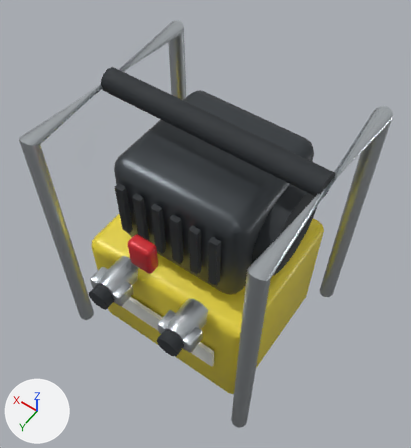
A saved change to the glTF model assets/liederbach/equipment/hydraulic_powerpack_2.glb.
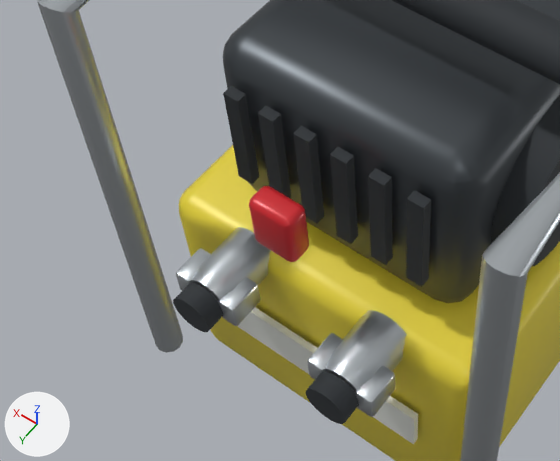
Each version appears first whole from a 50 mm camera at (-0.245, 0.339, 0.56) aimed at (0.005, -0.011, 0.01), and next in a close-up on the part from 0% to 70% of the width and 31% to 84% of the height. The lights are fixed; the arrows at lower left show +X, +Y and +Z. The last two pictures show the newer version. Where no turn or scale is listed for an object, it has been applied to the vertices. Vertices at exactly the same position are counted once.

Script lines for the objects in view, before the commit:
```python
me_hydraulic_powerpack_2 = bpy.data.meshes.new('hydraulic_powerpack_2')
me_hydraulic_powerpack_2.from_pydata(...)  # 1392 vertices, 2684 faces; spans x -0.143..0.143, y -0.139..0.139, z -0.184..0.184
# faces by material slot: [204, 204, 452, 1176, 204, 12, 432]
me_hydraulic_powerpack_2.materials.append(mat_training_yellow)  # yellow #ebd73c
me_hydraulic_powerpack_2.materials.append(mat_training_darkmetal)  # dark grey #484d52
me_hydraulic_powerpack_2.materials.append(mat_training_black)  # dark grey #282d31
me_hydraulic_powerpack_2.materials.append(mat_training_steel)  # light grey #c5cbd0
me_hydraulic_powerpack_2.materials.append(mat_training_red)  # red #ce242d
me_hydraulic_powerpack_2.materials.append(mat_training_white)  # white #eaece6
me_hydraulic_powerpack_2.materials.append(mat_training_rubber)  # dark grey #34383a
ob_hydraulic_powerpack_2 = bpy.data.objects.new('hydraulic_powerpack_2', me_hydraulic_powerpack_2)
ob_hydraulic_powerpack_2.location = (0.0, 0.0, 0.0)
```
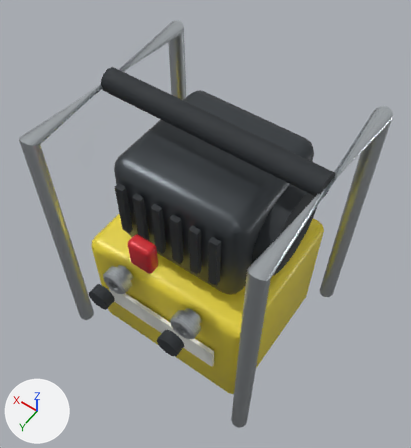
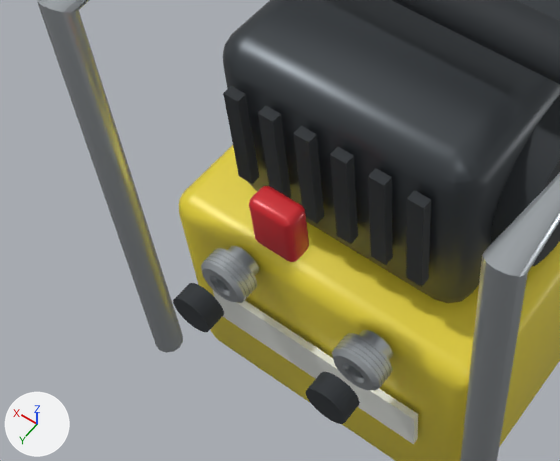
The change, as a list of edits to the scene's bpy script:
```text
Add mat_training_brushed:
    mat_training_brushed = principled_material('training_brushed')
    mat_training_brushed.base_color = (0.39, 0.43, 0.46)  # grey #a8afb5
    mat_training_brushed.metallic = 0.76
    mat_training_brushed.roughness = 0.45
Change me_hydraulic_powerpack_2:
    used by ob_hydraulic_powerpack_2; location = (0.0, 0.0, 0.0)
    remove me_hydraulic_powerpack_2.from_pydata(...)  # 1392 vertices, 2684 faces; spans x -0.143..0.143, y -0.139..0.139, z -0.184..0.184
    add me_hydraulic_powerpack_2.from_pydata(...)  # 2680 vertices, 5276 faces; spans x -0.143..0.143, y -0.139..0.139, z -0.184..0.184
    me_hydraulic_powerpack_2 part 1: the loose piece of 140 vertices spanning x 0.033..0.067, y 0.08..0.124, z -0.028..0.006 is rebuilt with 256 vertices and now spans x 0.033..0.067, y 0.09..0.113, z -0.028..0.006
    me_hydraulic_powerpack_2 part 2: the loose piece of 140 vertices spanning x -0.067..-0.033, y 0.08..0.124, z -0.028..0.006 is rebuilt with 256 vertices and now spans x -0.067..-0.033, y 0.09..0.113, z -0.028..0.006
    me_hydraulic_powerpack_2 part 3: a new loose piece of 160 vertices spanning x -0.067..-0.033, y 0.1..0.101, z -0.028..0.007, in mat_training_brushed (grey #a8afb5)
    me_hydraulic_powerpack_2 part 4: a new loose piece of 160 vertices spanning x -0.067..-0.033, y 0.103..0.104, z -0.028..0.007, in mat_training_brushed (grey #a8afb5)
    me_hydraulic_powerpack_2 part 5: a new loose piece of 160 vertices spanning x -0.067..-0.033, y 0.106, z -0.028..0.007, in mat_training_brushed (grey #a8afb5)
    me_hydraulic_powerpack_2 part 6: a new loose piece of 160 vertices spanning x -0.067..-0.033, y 0.108..0.109, z -0.028..0.007, in mat_training_brushed (grey #a8afb5)
    me_hydraulic_powerpack_2 part 7: a new loose piece of 160 vertices spanning x 0.033..0.067, y 0.1..0.101, z -0.028..0.007, in mat_training_brushed (grey #a8afb5)
    me_hydraulic_powerpack_2 part 8: a new loose piece of 160 vertices spanning x 0.033..0.067, y 0.103..0.104, z -0.028..0.007, in mat_training_brushed (grey #a8afb5)
    me_hydraulic_powerpack_2 part 9: a new loose piece of 160 vertices spanning x 0.033..0.067, y 0.106, z -0.028..0.007, in mat_training_brushed (grey #a8afb5)
    me_hydraulic_powerpack_2 part 10: a new loose piece of 160 vertices spanning x 0.033..0.067, y 0.108..0.109, z -0.028..0.007, in mat_training_brushed (grey #a8afb5)
    me_hydraulic_powerpack_2 part 11
    112 vertices are removed from x -0.073..-0.027, y 0.103..0.126, z -0.021..-0.001
    216 faces are deleted
    me_hydraulic_powerpack_2 part 12
    112 vertices are removed from x 0.027..0.073, y 0.103..0.126, z -0.021..-0.001
    216 faces are deleted
    add me_hydraulic_powerpack_2.materials.append(mat_training_brushed)  # grey #a8afb5
```

What differs and where, as boxes (x1, y1, x2, y2) in the close-ups (560 x 461 px):
part 1 of me_hydraulic_powerpack_2, rebuilt
    before: (191, 227, 271, 302)
    after: (201, 246, 259, 303)
part 2 of me_hydraulic_powerpack_2, rebuilt
    before: (325, 310, 407, 393)
    after: (332, 330, 393, 390)
part 3 of me_hydraulic_powerpack_2, added
    after: (344, 335, 391, 377)
part 4 of me_hydraulic_powerpack_2, added
    after: (341, 338, 388, 380)
part 5 of me_hydraulic_powerpack_2, added
    after: (338, 342, 385, 382)
part 6 of me_hydraulic_powerpack_2, added
    after: (334, 346, 382, 387)
part 7 of me_hydraulic_powerpack_2, added
    after: (213, 250, 256, 290)
part 8 of me_hydraulic_powerpack_2, added
    after: (210, 253, 253, 292)
part 9 of me_hydraulic_powerpack_2, added
    after: (206, 256, 250, 295)
part 10 of me_hydraulic_powerpack_2, added
    after: (203, 259, 247, 301)
part 11 of me_hydraulic_powerpack_2, deleted
    before: (307, 333, 395, 417)
part 12 of me_hydraulic_powerpack_2, deleted
    before: (176, 248, 261, 326)
